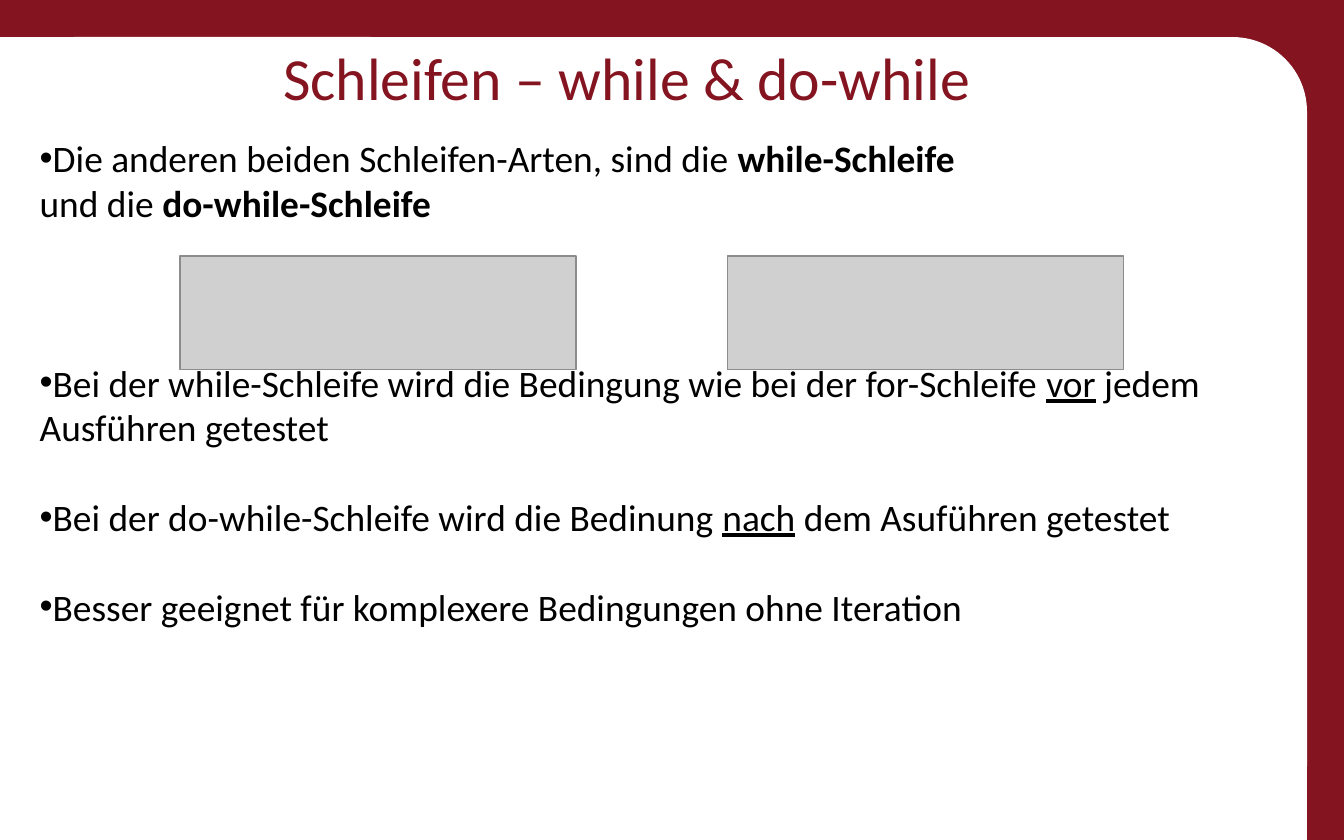
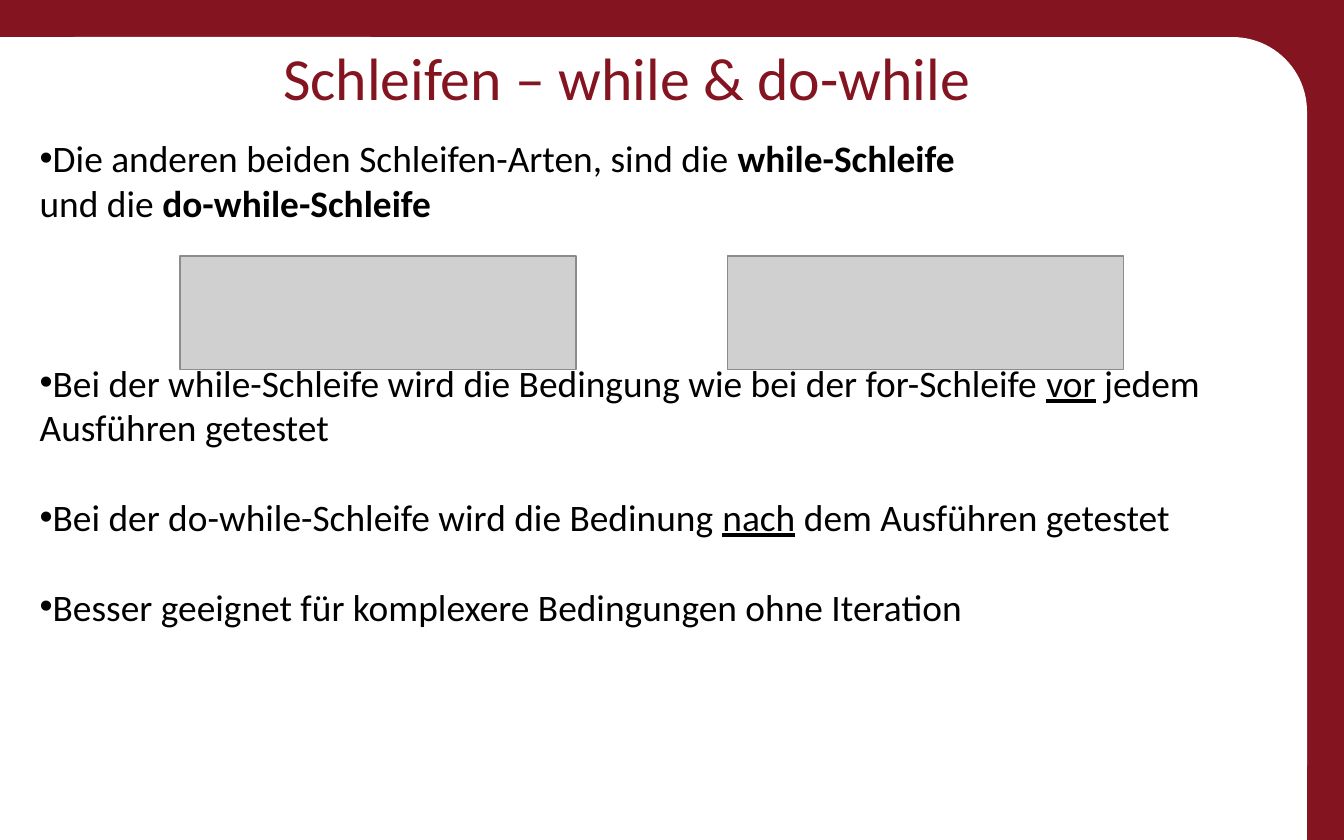
Before and after one commit to Roboscope/java-with-nao, a slide deck: slide 28 of Präsentationen/Anfänger - Java mit NAO.pptx. Drawn at 1344x840 pixels with LibreOffice and Linux fonts; fonts in the diff are those of the drawing; grey boxes stand for pictures; background and template pictures are left out. Boxes give left, top, right and bottom in pixels: in the first picture for what was removed or moved away, otherwise in the second. Text is boxed around its words. In the diff, an @@ line names an element or a change of style, - is before the commit and + after.

```diff
--- a/Präsentationen/Anfänger - Java mit NAO.pptx
+++ b/Präsentationen/Anfänger - Java mit NAO.pptx
@@ text at <box>53,505,1170,538</box>: text changed @@
-• Bei der do-while-Schleife wird die Bedinung nach dem Asuführen getestet
+• Bei der do-while-Schleife wird die Bedinung nach dem Ausführen getestet
```
Also in this commit, not shown: 9 other slides changed, 1 slide added, 7 other files.
